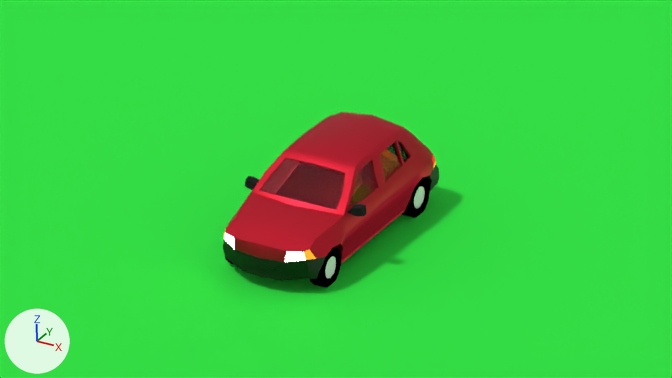
A saved change to the Blender file cars/clio.blend.
Rendered twice from the file's camera 'Camera'. The lights are fixed; the arrows at lower left show +X, +Y and +Z.

Names of what the first picture shows: 'Car', 'Plane'.
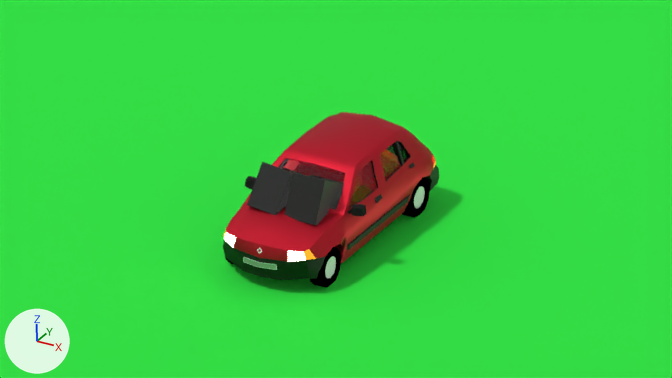
Commit message: Fini (plus ou moins) clio

Patch to the scene script:
```diff
--- a/cars/clio.blend.py
+++ b/cars/clio.blend.py
@@ mat_grisbrillant @@
+mat_grisbrillant = principled_material('GrisBrillant')
+mat_grisbrillant.base_color = (0.905, 0.905, 0.905)  # white #f4f4f4
+mat_grisbrillant.metallic = 1.0
+mat_grisbrillant.roughness = 0.651
+mat_grisbrillant.specular_ior_level = 0.541
@@ mat_noir @@
+mat_noir = principled_material('Noir')
+mat_noir.base_color = (0.5, 0.5, 0.5)  # grey #bcbcbc
+mat_noir.metallic = 1.0
+mat_noir.roughness = 0.624
+mat_noir.specular_ior_level = 0.261
@@ me_cube_001 @@
 # used by ob_car; location = (0.0, 0.0, 0.0)
-me_cube_001.from_pydata(...)  # 408 vertices, 347 faces, 1 loose edge; spans x 0.0..0.74, y -1.53..1.44, z -0.02..1.09
+me_cube_001.from_pydata(...)  # 446 vertices, 382 faces, 1 loose edge; spans x 0.0..0.74, y -1.53..1.44, z -0.02..1.09
+# me_cube_001 part 1
+# 1 vertex is removed from x 0.31, y -1.5, z 0.42
+# 4 faces are deleted
+# 3 vertices move from x 0.33..0.51, y -1.48..-1.16, z 0.54..0.61 to x 0.33..0.54, y -1.45..-1.16, z 0.54..0.61
+# 5 vertices are added at (0.0, -1.53, 0.38), (0.0, -1.53, 0.34), (0.21, -1.5, 0.39), (0.21, -1.5, 0.34), (0.34, -1.48, 0.43)
+# 1 new face joins them, mat_carosserie (red #e7293d)
+# 5 new faces join them, mat_pare_choc (black #000000)
+# 1 new face joins them, mat_phareprincipalavant (yellow #e4e74b)
+# me_cube_001 part 2
+# 5 faces are deleted
+# 34 vertices are added at x 0.0..0.64, y -0.67..1.42, z 0.27..0.67
+# 23 new faces join them, mat_pare_choc (black #000000)
+# 14 new faces join them, mat_carosserie (red #e7293d)
+# me_cube_001 part 3: 17 faces spanning x 0.45..0.58, y -0.54..0.86, z 0.68..0.99 switch from mat_carosserie (red #e7293d) to mat_pare_choc (black #000000)
 me_cube_001.materials.append(mat_phareprincipalavant)
@@ me_cube_002 @@
+me_cube_002.from_pydata(...)  # 18 vertices, 16 faces; spans x -0.201..0.213, y -0.009..0.05, z 0.301..0.37
+# faces by material slot: [14, 2]
+me_cube_002.materials.append(mat_grisbrillant)  # white #f4f4f4
+me_cube_002.materials.append(mat_noir)  # its picture is missing
@@ me_vert_001 @@
+me_vert_001.from_pydata([(-0.16, 0.0, 0.036), (-0.16, 0.0, 0.036), (-0.347, 0.0, 0.077), (-0.138, 0.0, 0.078), (-0.537, 0.0, 0.075)], [(0, 1), (1, 2), (2, 3), (2, 4)], [])
+me_vert_001.materials.append(mat_pare_choc)  # black #000000
@@ ob_car @@
 _m = ob_car.modifiers.new('Mirror', 'MIRROR')
 _m.use_clip = True
+_m = ob_car.modifiers.new('Smooth', 'SMOOTH')
+_m.factor = 0.0522
@@ ob_plaque @@
+ob_plaque = bpy.data.objects.new('Plaque', me_cube_002)
+ob_plaque.location = (0.0, -1.537, 0.0)
@@ ob_essuieglace_001 @@
+ob_essuieglace_001 = bpy.data.objects.new('EssuieGlace.001', me_vert_001)
+ob_essuieglace_001.location = (0.107, -0.738, 0.689)
+ob_essuieglace_001.rotation_euler = (-0.568, 0.0345, -0.14)  # degrees (-33, 2, -8)
+_m = ob_essuieglace_001.modifiers.new('Skin', 'SKIN')
@@ ob_essuieglace @@
+ob_essuieglace = bpy.data.objects.new('EssuieGlace', me_vert_001.copy())
+ob_essuieglace.location = (0.546, -0.696, 0.715)
+ob_essuieglace.rotation_euler = (-0.49, -0.0201, 0.00282)  # degrees (-28, -1.2, 0.2)
+_m = ob_essuieglace.modifiers.new('Skin', 'SKIN')
```

Pixel boxes [x1, y1, x2, y2] of what changed, in the pictures (672 x 378 px):
'Car', reshaped, modifiers changed
    both: [223, 112, 439, 287]
'EssuieGlace', added (black)
    after: [284, 173, 343, 225]
'EssuieGlace.001', added (black)
    after: [247, 162, 293, 215]
'Plaque', added
    after: [243, 257, 277, 270]
    faces in mat_noir (its picture is missing): [244, 258, 276, 269]
part 1 of me_cube_001, built on
    before: [223, 209, 333, 270]
    after: [223, 210, 333, 270]
part 2 of me_cube_001, built on
    before: [344, 190, 412, 256]
    after: [344, 163, 415, 255]
part 3 of me_cube_001, recoloured
    both: [348, 141, 411, 209]
